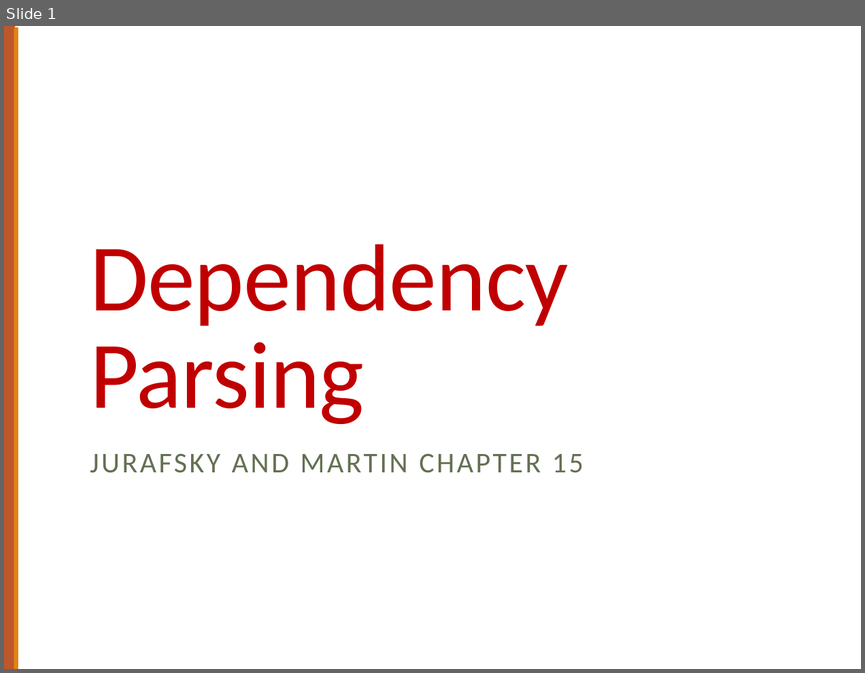
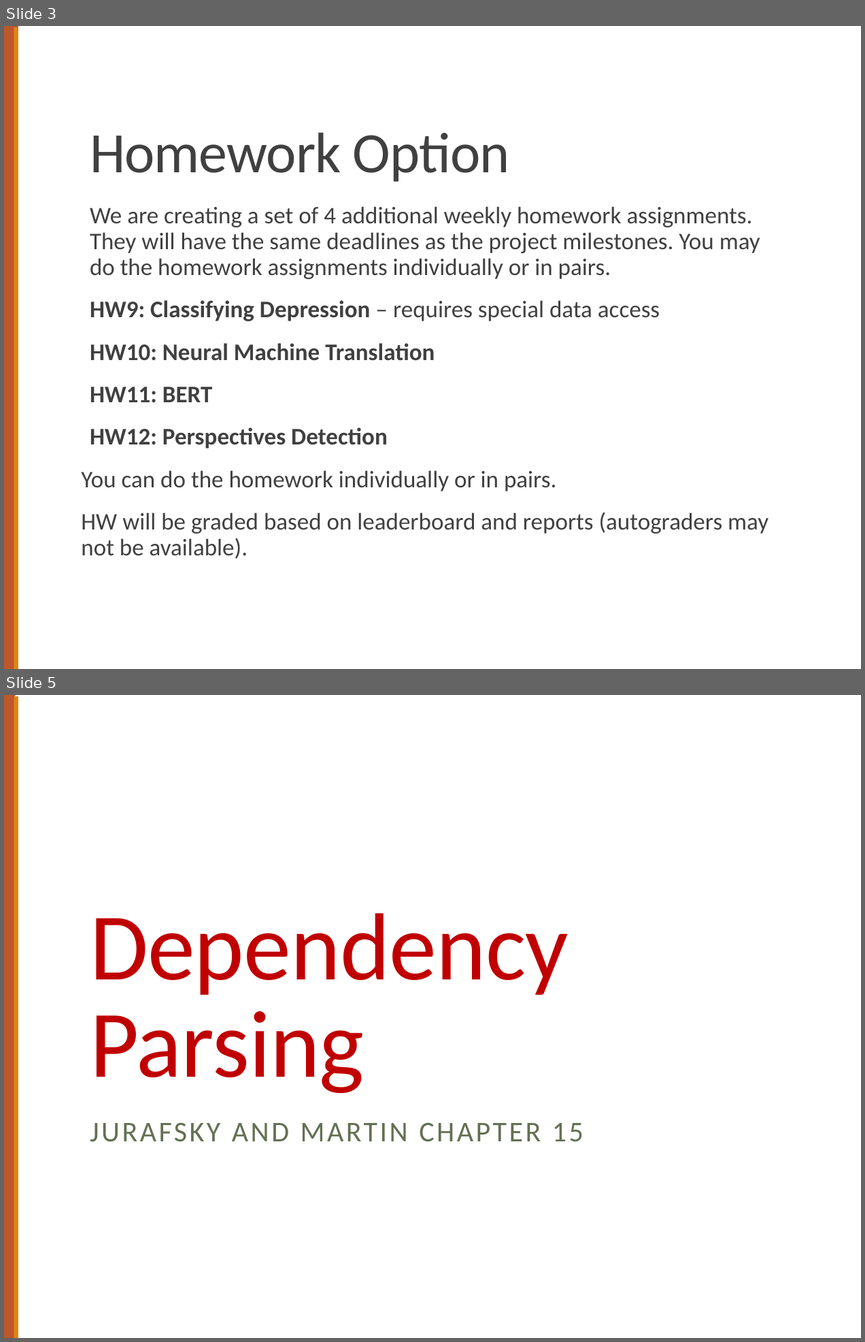
Before and after one commit to computational-linguistics-class/computational-linguistics-class.github.io, a slide deck: slides/14-dependency-parsing.pptx. Shown one above the other, each under a label of ours: slide 1 before the commit, slides 3 and 5 after it; the slides between them are not shown. The pictures are 865x673 and 865x1342 pixels, drawn with LibreOffice and Linux fonts; fonts in the diff are those of the drawing. Boxes give left, top, right and bottom in pixels: in the first picture for what was removed or moved away, otherwise in the second. Text is boxed around its words. In the diff, an @@ line names an element or a change of style, - is before the commit and + after.

```diff
--- a/slides/14-dependency-parsing.pptx
+++ b/slides/14-dependency-parsing.pptx
@@ slide 3 added at (4,26,861,669), background #FFFFFF; not listed: 1 template element that a slide beside it also shows @@
@@ rectangle added at (4,26,18,668), fill #BD582C @@
@@ title added at (90,132,510,182), 48 pt, text #404040 @@
+Homework Option
@@ text added at (81,206,768,558), 20 pt, text #404040 @@
+  We are creating a set of 4 additional weekly homework assignments. They will have the same deadlines as the project milestones. You may do the homework assignments individually or in pairs.
+  HW9: Classifying Depression – requires special data access
+  HW10: Neural Machine Translation
+  HW11: BERT
+  HW12: Perspectives Detection
+You can do the homework individually or in pairs.
+HW will be graded based on leaderboard and reports (autograders may not be available).
@@ what was slide 1 is now slide 5 @@
```
Also in this commit, not shown: 2 slides changed, 3 other slides added.
